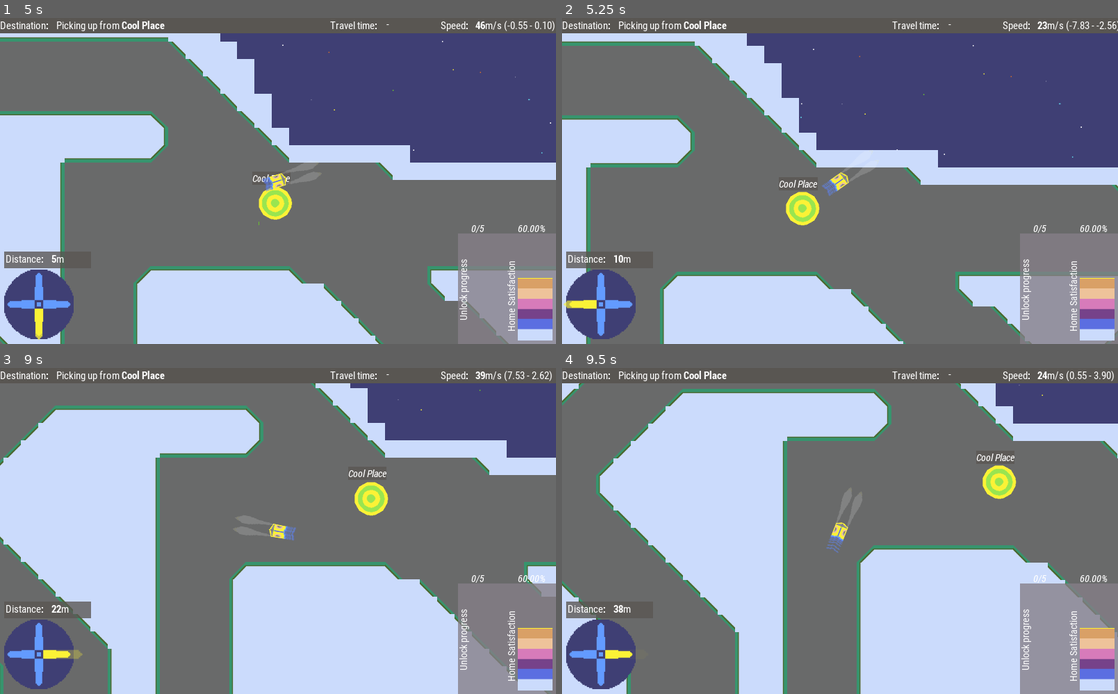
Above: before the commit, frames 1-4 (two rows, left to right).
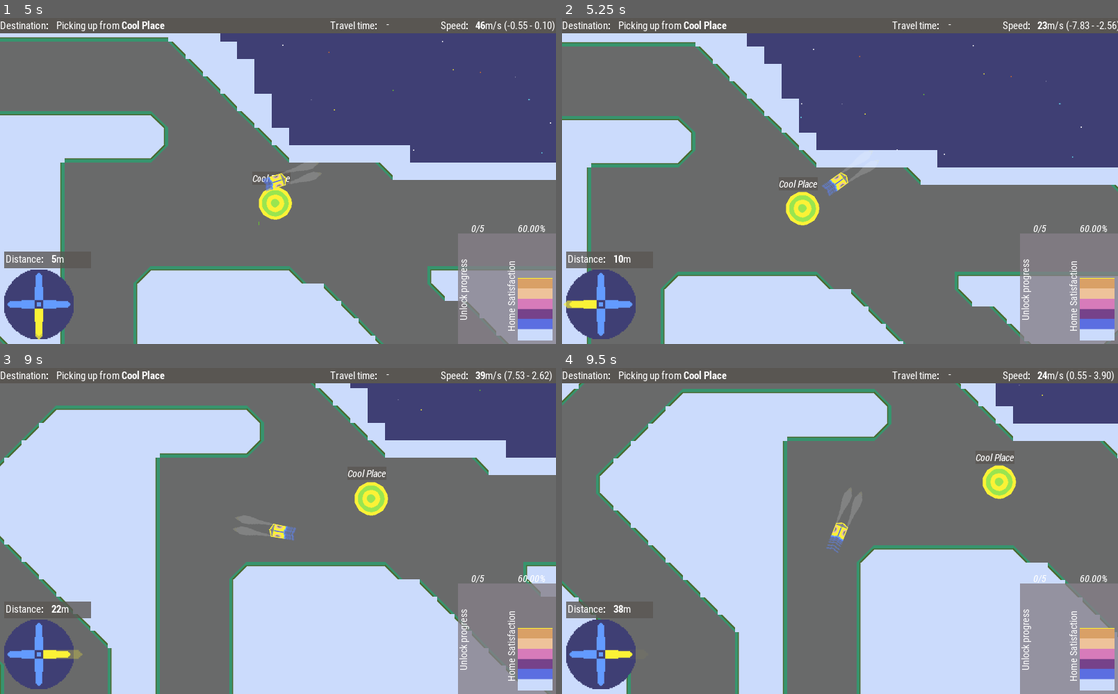
Above: after the commit, the same moments.

Repository: broquaint/comrade-cabbie
Game: Godot game, scene res://Root.tscn
The game is run twice, just before and just after one commit, with the same random seed, the same clock (stepped at 60 frames per second) and the same inputs.
Inputs:
- Up to frame 1 (5 s): click "New Game" at 0.5 s; click "OK" at 1.25 s; hold Right (move_right) 2.03-2.78 s; hold Down (move_down) 2.78-3.53 s; hold Right (move_right) 3.53-4.28 s; hold Up (move_up) from 4.28 s (still down)
- Up to frame 2 (5.25 s): release Up (move_up) at 5.03 s; hold Left (move_left) from 5.03 s (still down)
- Up to frame 3 (9 s): release Left (move_left) at 6.53 s; hold Down (move_down) 6.53-7.28 s; hold Right (move_right) 7.28-8.03 s; hold Up (move_up) 8.03-8.78 s; hold Right (move_right) from 8.78 s (still down)
- Up to frame 4 (9.5 s): keep holding Right (move_right)

Frame 1 is identical in both runs. In frame 2, 0.9% of the frame differs, in the area x 0-100%, y 7-100%; in frame 3, 0.5%; in frame 4, less than 0.1%.

Commit message:
Incremental ship changes #5 - Boost camera zoom
Zoom out even further when boosting. It's dynamic!

Diff:
--- a/Player.gd
+++ b/Player.gd
@@ -43,7 +43,9 @@
 ]
 
 const CAM_ACCEL  =  0.0025
-const CAM_DECCEL = -0.0075
+const CAM_DECCEL = -0.0025
+const CAM_MAX_ZOOM = 0.5
+const CAM_MAX_ZOOM_BOOST = 0.75
 
 var boost_level = BoostLevel.NONE
 
@@ -53,6 +55,7 @@
 
 var velocity : Vector2
 var cam_speed : float
+var max_zoom : float
 
 var current_pickup : PickupPoint
 var current_dropoff : DropoffPoint
@@ -63,6 +66,7 @@
 func initialize():
 	velocity = Vector2.ZERO
 	cam_speed = 0.0
+	max_zoom = CAM_MAX_ZOOM
 	rotation_degrees = 90.0
 
 	boost_level = BoostLevel.NONE
@@ -110,8 +114,8 @@
 	emit_signal("movement_update", {velocity=velocity, max_speed=MAX_SPEEDS[boost_level], net_angular_acceleration=net_angular_acceleration, angular_velocity=angular_velocity})
 
 	var cam_inc = CAM_ACCEL if Input.is_action_pressed("move_up") and $LastCollision.is_stopped() else CAM_DECCEL
-	cam_speed = clamp(cam_speed+cam_inc, 0, 0.5)
-	$Camera2D.zoom = Vector2.ONE * (1+(0.5*(cam_speed*cam_speed)))
+	cam_speed = clamp(cam_speed+cam_inc, 0, max_zoom)
+	$Camera2D.zoom = Vector2.ONE * (1+(max_zoom*(cam_speed*cam_speed)))
 
 func _physics_process(delta):
 	angular_acceleration = 0
@@ -200,6 +204,13 @@
 			boost_level = BoostLevel.NONE
 	if boost_level != BoostLevel.NONE:
 		$Decelerating.start(0.5)
+	else:
+		$BoostZoom.stop_all()
+		$BoostZoom.interpolate_property(
+			self, 'max_zoom', max_zoom, CAM_MAX_ZOOM, 1.5,
+			Tween.TRANS_LINEAR, Tween.EASE_IN_OUT
+		)
+		$BoostZoom.start()
 
 func boost_entered(_node):
 	# Doesn't need to be a match but this makes it easy for me to reckon with.
@@ -212,6 +223,12 @@
 			boost_level = BoostLevel.LUDICROUS
 	$Decelerating.start(1.0)
 	$ShipSound.vroom(boost_level)
+	$BoostZoom.stop_all()
+	$BoostZoom.interpolate_property(
+		self, 'max_zoom', max_zoom, CAM_MAX_ZOOM_BOOST, 1.5,
+		Tween.TRANS_LINEAR, Tween.EASE_IN_OUT
+	)
+	$BoostZoom.start()
 
 func find_nearest_pickup(asteroid) -> Area2D:
 	var pickups = GameState.pickups[asteroid.name]
--- a/Player.tscn
+++ b/Player.tscn
@@ -50,6 +50,11 @@
 gravity = Vector2( 0, 70 )
 color = Color( 1, 1, 1, 0.498039 )
 
+[node name="BoostZoom" type="Tween" parent="."]
+
+[node name="LastCollision" type="Timer" parent="."]
+one_shot = true
+
 [node name="Decelerating" type="Timer" parent="."]
 one_shot = true
 
@@ -73,6 +78,3 @@
 stream = ExtResource( 7 )
 volume_db = -25.0
 bus = "SFX"
-
-[node name="LastCollision" type="Timer" parent="."]
-one_shot = true
